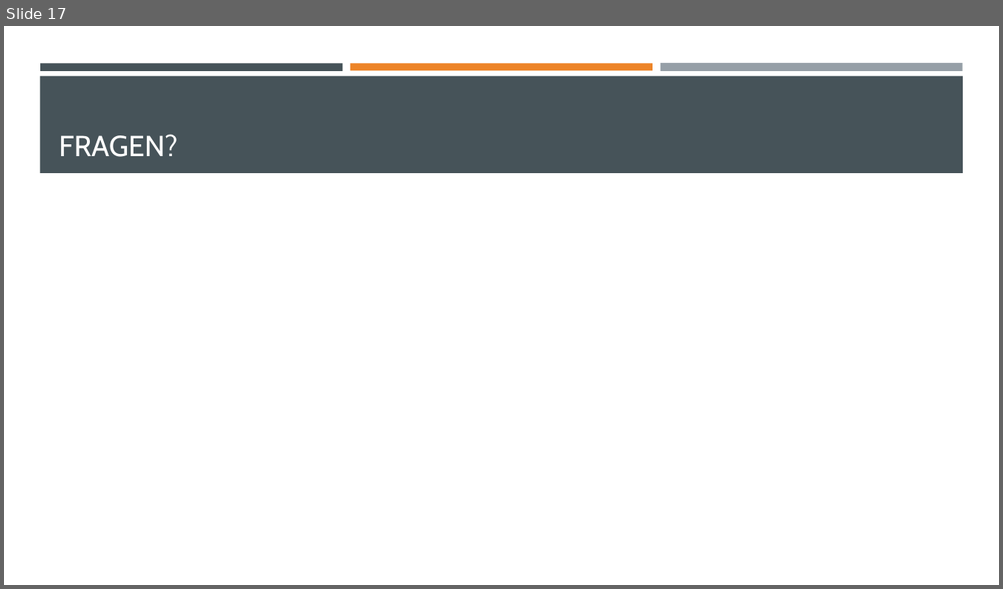
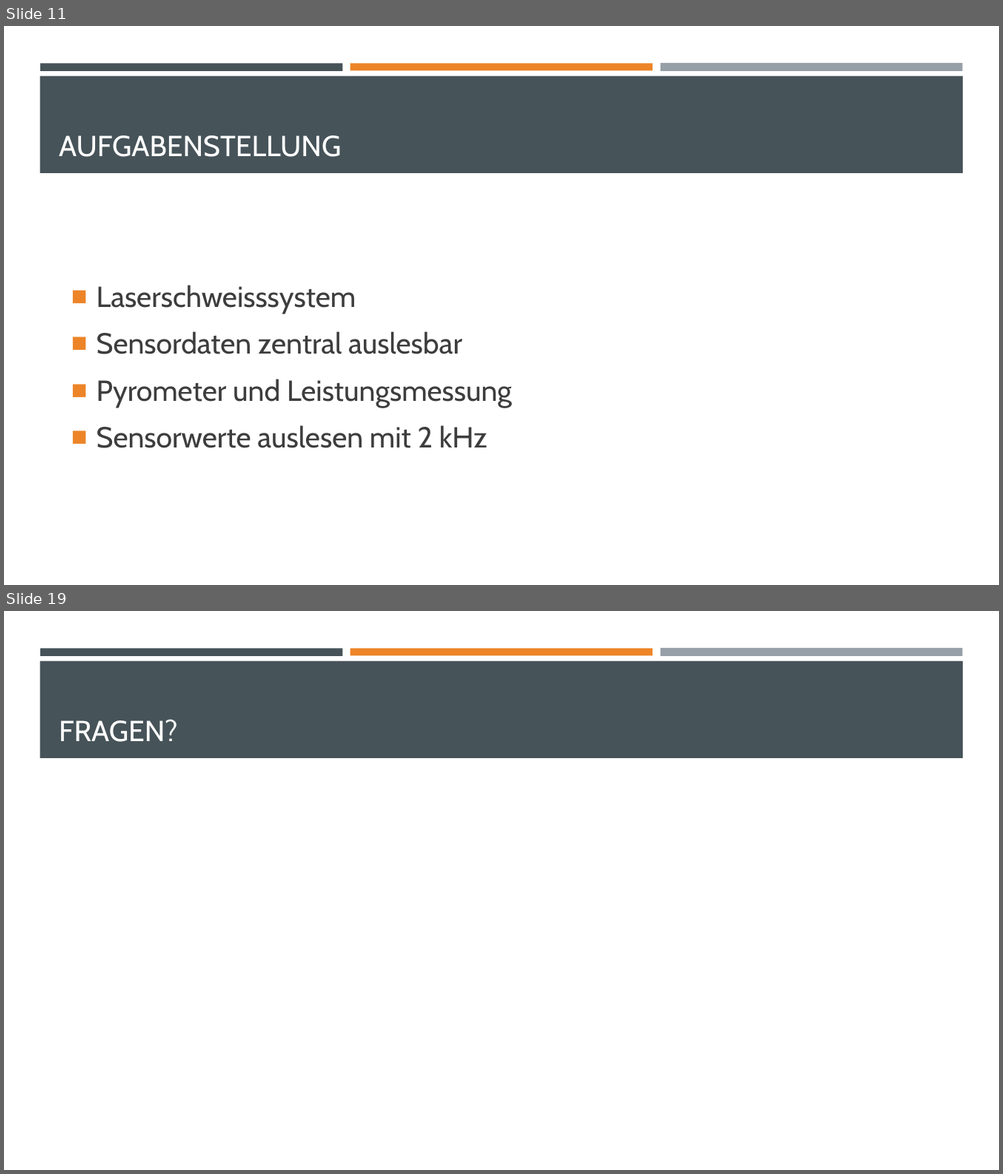
Before and after one commit to StefanieSchmidiger/BDA, a slide deck: Dokumentation/Zwischenpräsentation.pptx. Shown one above the other, each under a label of ours: slide 17 before the commit, slides 11 and 19 after it; the slides between them are not shown. The pictures are 1003x589 and 1003x1174 pixels, drawn with LibreOffice and Linux fonts; fonts in the diff are those of the drawing. Boxes give left, top, right and bottom in pixels: in the first picture for what was removed or moved away, otherwise in the second. Text is boxed around its words. In the diff, an @@ line names an element or a change of style, - is before the commit and + after.

```diff
--- a/Dokumentation/Zwischenpräsentation.pptx
+++ b/Dokumentation/Zwischenpräsentation.pptx
@@ slide 11 added at (4,26,999,585), background #FFFFFF; not listed: 4 template elements that a slide beside it also shows @@
@@ title added at (59,136,341,157), 28 pt, text #FFFFFF @@
+AUFGABENSTELLUNG
@@ text added at (96,285,512,449), 28 pt, text #3D3D3D @@
+■ Laserschweisssystem
+■ Sensordaten zentral auslesbar
+■ Pyrometer und Leistungsmessung
+■ Sensorwerte auslesen mit 2 kHz
@@ what was slide 17 is now slide 19 @@
```
Also in this commit, not shown: 9 slides changed, 3 other slides added, 2 slides removed, 12 other files.
